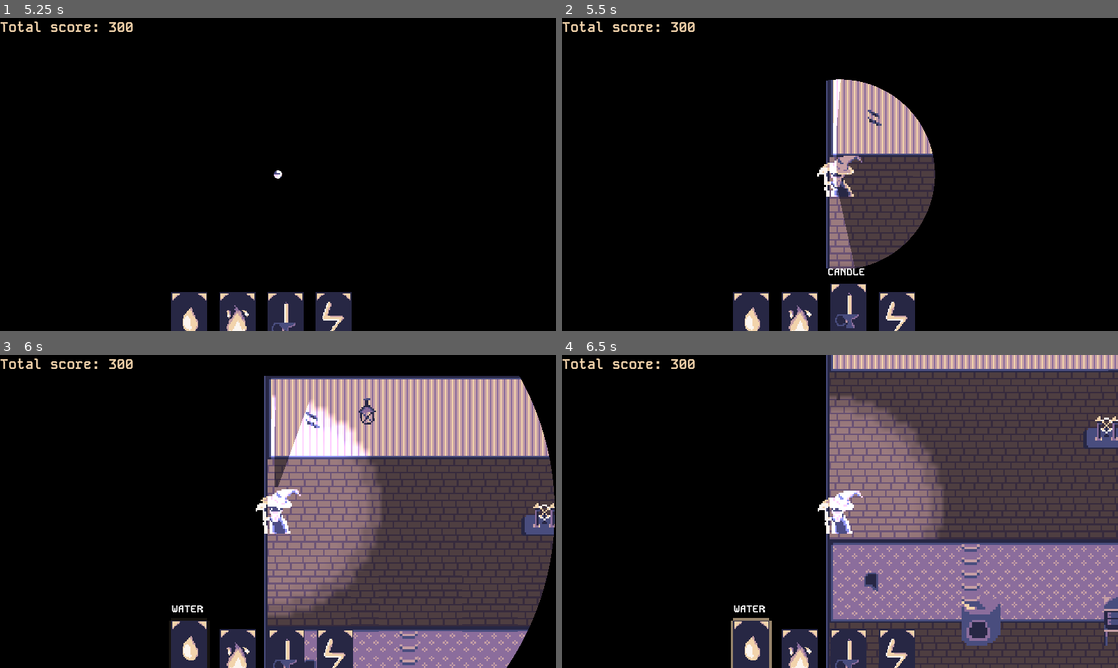
Above: before the commit, frames 1-4 (two rows, left to right).
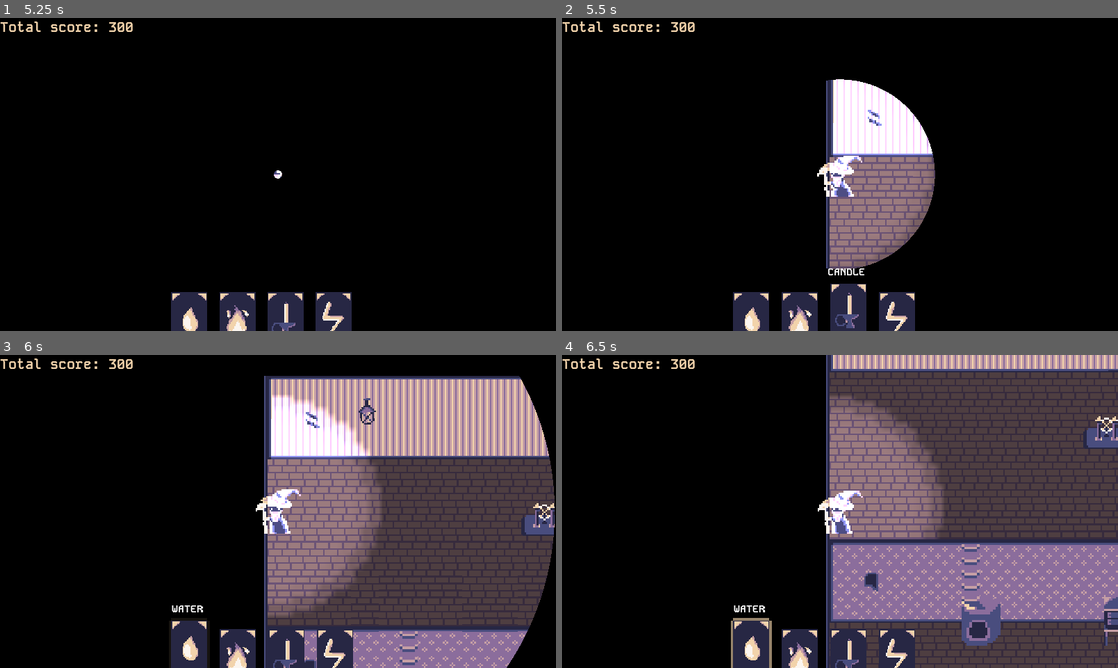
Above: after the commit, the same moments.

Repository: Salach-Malejkum/pirate-software
Game: Godot game, scene res://Scenes/main_menu.tscn
The game is run twice, just before and just after one commit, with the same random seed, the same clock (stepped at 60 frames per second) and the same inputs.
Inputs (mouse positions are in pixels of both pictures, inside the frame that each line leads up to):
- Up to frame 1 (5.25 s): click "START" at 0.5 s; move the mouse to (328, 133) at 1.27 s; hold D (move_right) 1.28-2.03 s; tap E (open_door) every 0.75 s from 1.35 to 5.1 s; click (328, 133) at 1.42 s; move the mouse to (189, 321) at 2.02 s; hold S (move_down) 2.03-2.78 s; click (189, 321) at 2.17 s; move the mouse to (239, 321) at 2.77 s; hold D (move_right) 2.78-3.53 s; click (239, 321) at 2.92 s; tap Enter at 3.5 s; move the mouse to (189, 321) at 3.52 s; hold W (move_up) 3.53-4.28 s; click (189, 321) at 3.67 s; move the mouse to (239, 321) at 4.27 s; hold A (move_left) from 4.28 s (still down); click (239, 321) at 4.42 s; move the mouse to (289, 321) at 5.02 s; click (289, 321) at 5.17 s
- Up to frame 2 (5.5 s): keep holding A (move_left)
- Up to frame 3 (6 s): move the mouse to (189, 658) at 5.77 s; release A (move_left) at 5.78 s; hold S (move_down) from 5.78 s (still down); tap E (open_door) at 5.85 s; click (189, 658) at 5.92 s
- Up to frame 4 (6.5 s): keep holding S (move_down)

Frame 1 is identical in both runs. In frame 2, 8.0% of the frame differs, in the area x 49-68%, y 19-80%; in frame 3, 1.0%; in frame 4, less than 0.1%.

Commit message:
Fix depencendcies and doors

Diff:
--- a/Scenes/level2.tscn
+++ b/Scenes/level2.tscn
@@ -1,10 +1,12 @@
-[gd_scene load_steps=7 format=3 uid="uid://cxi65aji40i2b"]
+[gd_scene load_steps=9 format=3 uid="uid://cxi65aji40i2b"]
 
 [ext_resource type="Script" path="res://Scripts/level2.gd" id="1_8x3p3"]
 [ext_resource type="PackedScene" uid="uid://dht5pjj6hwyae" path="res://Scenes/stairs.tscn" id="1_c4g4c"]
 [ext_resource type="PackedScene" uid="uid://br31pgwnuthh" path="res://Scenes/tile_map.tscn" id="1_lnr04"]
 [ext_resource type="PackedScene" uid="uid://1xiakxfc81rn" path="res://Scenes/doors.tscn" id="3_mvghb"]
 [ext_resource type="PackedScene" uid="uid://b360hv35yusk0" path="res://Scenes/level1.tscn" id="5_ejwfo"]
+[ext_resource type="PackedScene" uid="uid://djmc8evnp1bjp" path="res://Scenes/level_3.tscn" id="6_8q68h"]
+[ext_resource type="PackedScene" uid="uid://dondxin01374w" path="res://Scenes/circle_transition.tscn" id="7_4iy0l"]
 
 [sub_resource type="OccluderPolygon2D" id="OccluderPolygon2D_e8lq8"]
 polygon = PackedVector2Array(-6.5, -16, -6.5, -16, -6.5, 7.043, -6.5, 16, -6.5, 16)
@@ -157,7 +159,12 @@
 scene_to_load = ExtResource("5_ejwfo")
 
 [node name="Stairs_up" parent="Objects" instance=ExtResource("1_c4g4c")]
+position = Vector2(16, -10)
+scale = Vector2(0.24, 0.4)
+scene_to_load = ExtResource("6_8q68h")
 
 [node name="CanvasModulate" type="CanvasModulate" parent="."]
 visible = false
 color = Color(0, 0, 0, 1)
+
+[node name="CircleTransition" parent="." instance=ExtResource("7_4iy0l")]
--- a/Scenes/tutorial_zone.tscn
+++ b/Scenes/tutorial_zone.tscn
@@ -1,13 +1,14 @@
-[gd_scene load_steps=9 format=3 uid="uid://fhb2gbh274rv"]
+[gd_scene load_steps=10 format=3 uid="uid://d3fxjtwh10yua"]
 
 [ext_resource type="PackedScene" uid="uid://br31pgwnuthh" path="res://Scenes/tile_map.tscn" id="1_nrvku"]
-[ext_resource type="PackedScene" uid="uid://1xiakxfc81rn" path="res://Scenes/doors.tscn" id="2_kydn8"]
-[ext_resource type="PackedScene" uid="uid://c5iwiblniciof" path="res://Scenes/furnace.tscn" id="3_qudv5"]
-[ext_resource type="PackedScene" uid="uid://cb5w2t8c6ybt7" path="res://Scenes/player.tscn" id="4_s1fvk"]
-[ext_resource type="PackedScene" uid="uid://bmjpimvwupc8p" path="res://Scenes/steam_engine.tscn" id="5_oify4"]
-[ext_resource type="PackedScene" uid="uid://drivg1a0m73sw" path="res://Scenes/lantern.tscn" id="6_gwnc7"]
-[ext_resource type="PackedScene" uid="uid://bk7smumc7rwo7" path="res://Scenes/cabin.tscn" id="7_trip4"]
-[ext_resource type="PackedScene" uid="uid://c4c0yn3axluwb" path="res://Scenes/enemy_spawner.tscn" id="8_hfcgy"]
+[ext_resource type="PackedScene" uid="uid://1xiakxfc81rn" path="res://Scenes/doors.tscn" id="2_x87vy"]
+[ext_resource type="PackedScene" uid="uid://b360hv35yusk0" path="res://Scenes/level1.tscn" id="3_hu2kk"]
+[ext_resource type="PackedScene" uid="uid://c5iwiblniciof" path="res://Scenes/furnace.tscn" id="4_h7gbs"]
+[ext_resource type="PackedScene" uid="uid://cb5w2t8c6ybt7" path="res://Scenes/player.tscn" id="5_a7lq5"]
+[ext_resource type="PackedScene" uid="uid://bmjpimvwupc8p" path="res://Scenes/steam_engine.tscn" id="6_t78qg"]
+[ext_resource type="PackedScene" uid="uid://drivg1a0m73sw" path="res://Scenes/lantern.tscn" id="7_qhloa"]
+[ext_resource type="PackedScene" uid="uid://bk7smumc7rwo7" path="res://Scenes/cabin.tscn" id="8_fsqx5"]
+[ext_resource type="PackedScene" uid="uid://c4c0yn3axluwb" path="res://Scenes/enemy_spawner.tscn" id="9_3wpve"]
 
 [node name="TutorialZone" type="Node2D"]
 y_sort_enabled = true
@@ -17,31 +18,32 @@
 layer_0/tile_data = PackedInt32Array(0, 262144, 0, 65536, 262144, 0, 131072, 262144, 0, 1, 262144, 0, 65537, 262144, 0, …(1816 unchanged characters)…
 layer_1/tile_data = PackedInt32Array(-196608, 0, 3, -131072, 0, 4, -65536, 0, 5, -196607, 65536, 3, -131071, 65536, 4,  …(712 unchanged characters)…
 
-[node name="Doors" parent="." instance=ExtResource("2_kydn8")]
+[node name="Doors" parent="." instance=ExtResource("2_x87vy")]
 position = Vector2(184, -16)
 is_exit = true
+exit_scene = ExtResource("3_hu2kk")
 
-[node name="Furnace" parent="." instance=ExtResource("3_qudv5")]
+[node name="Furnace" parent="." instance=ExtResource("4_h7gbs")]
 position = Vector2(78, -18)
 is_tutorial = true
 
-[node name="Player" parent="." instance=ExtResource("4_s1fvk")]
+[node name="Player" parent="." instance=ExtResource("5_a7lq5")]
 position = Vector2(49, 20)
 
-[node name="SteamEngine" parent="." instance=ExtResource("5_oify4")]
+[node name="SteamEngine" parent="." instance=ExtResource("6_t78qg")]
 position = Vector2(177, 54)
 is_tutorial = true
 
-[node name="Lantern" parent="SteamEngine" instance=ExtResource("6_gwnc7")]
+[node name="Lantern" parent="SteamEngine" instance=ExtResource("7_qhloa")]
 position = Vector2(-34, -81)
 is_tutorial = true
 
-[node name="Cabin" parent="." instance=ExtResource("7_trip4")]
+[node name="Cabin" parent="." instance=ExtResource("8_fsqx5")]
 y_sort_enabled = false
 position = Vector2(108, -4)
 is_tutorial = true
 
-[node name="EnemySpawner" parent="." instance=ExtResource("8_hfcgy")]
+[node name="EnemySpawner" parent="." instance=ExtResource("9_3wpve")]
 position = Vector2(225, 64)
 spawn_timer = 5.0
 is_tutorial = true
--- a/Scripts/doors.gd
+++ b/Scripts/doors.gd
@@ -6,7 +6,7 @@
 @export var open_anim_name = "open"
 @export var close_anim_name = "close"
 @export var is_exit : bool = false
-@export var exit_scene = preload("res://Scenes/level1.tscn")
+@export var exit_scene : PackedScene
 
 var player_in_range = false
 @onready var animated_sprite = $Static/AnimatedSprite2D
Not shown: 2 places in Scenes/level1.tscn that only renumber resources
